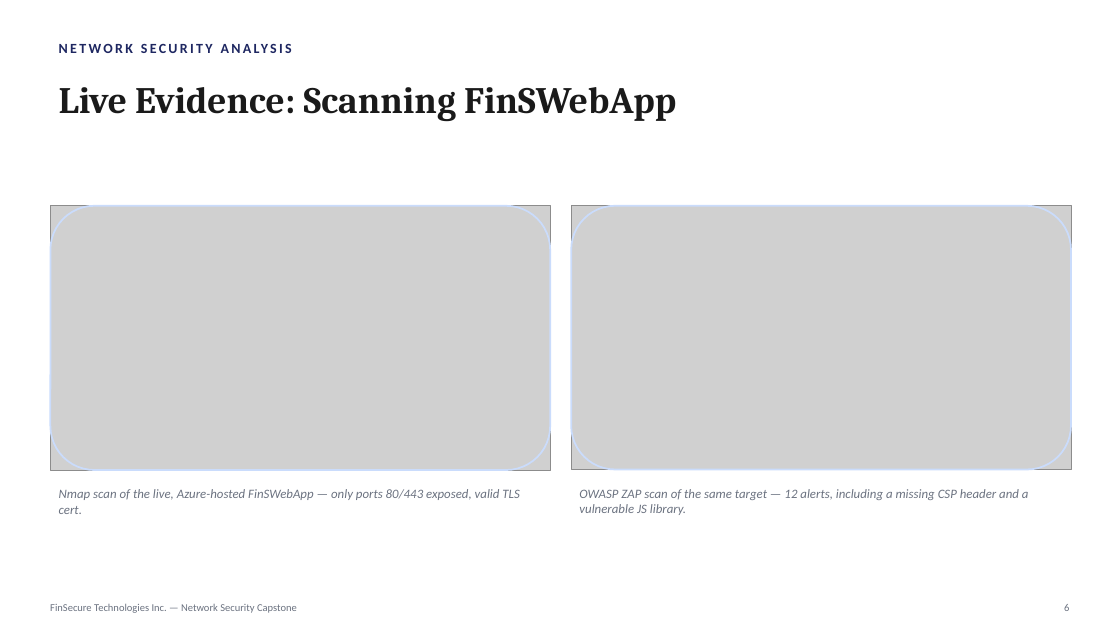
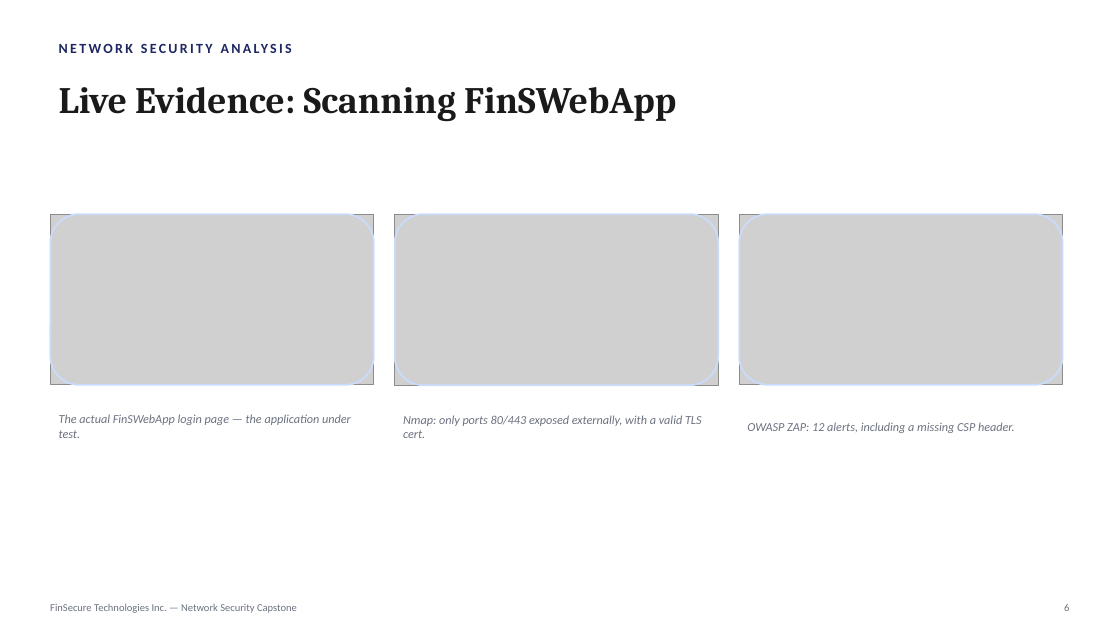
Before and after one commit to malikautomates/finsecure-network-security-capstone, a slide deck: slide 7 of presentation/FinSecure-Capstone-Presentation.pptx. Drawn at 1120x630 pixels with LibreOffice and Linux fonts; fonts in the diff are those of the drawing; grey boxes stand for pictures. Boxes give left, top, right and bottom in pixels: in the first picture for what was removed or moved away, otherwise in the second. Text is boxed around its words. In the diff, an @@ line names an element or a change of style, - is before the commit and + after.

Commit message:
Add the FinSWebApp website screenshot and cloud migration slide
Report: adds the actual FinSWebApp login screenshot as the opening
figure in the pentest evidence section, and renumbers Figures 3-9
sequentially to remove a duplicate "Figure 3" label; also adds the
Zero Trust flow diagram to the report body, where it was previously
only in the presentation.

Presentation: the Live Evidence slide now shows the target application
alongside the Nmap/ZAP scans (3 images instead of 2), and a new Cloud
Migration Evidence slide shows four real Azure screenshots (VNet, Key
Vault, TDE, WAF) - now 18 slides. The walkthrough README is updated to
match.

```diff
--- a/presentation/FinSecure-Capstone-Presentation.pptx
+++ b/presentation/FinSecure-Capstone-Presentation.pptx
@@ rounded rectangle: place and size @@
-rounded rectangle at (50, 206, 550, 471)
+rounded rectangle at (50, 214, 374, 385)
@@ picture added at (50, 214, 374, 385) @@
@@ picture: place and size @@
-picture at (50, 206, 550, 471)
+picture at (395, 214, 718, 386)
@@ rounded rectangle added at (395, 214, 718, 386), outline #CADCFC 1.5 pt @@
@@ picture: place and size @@
-picture at (571, 206, 1071, 470)
+picture at (739, 214, 1063, 385)
@@ rounded rectangle: place and size @@
-rounded rectangle at (571, 206, 1071, 470)
+rounded rectangle at (739, 214, 1063, 385)
@@ text added at (59, 414, 351, 438), 10.5 pt, text #6B7280, italic @@
+The actual FinSWebApp login page — the application under test.
@@ text at (403, 415, 702, 438): text changed; size 11 to 10.5 pt @@
-Nmap scan of the live, Azure-hosted FinSWebApp — only ports 80/443 exposed, valid TLS cert.
+Nmap: only ports 80/443 exposed externally, with a valid TLS cert.
@@ text at (747, 422, 1015, 433): text changed; size 11 to 10.5 pt @@
-OWASP ZAP scan of the same target — 12 alerts, including a missing CSP header and a vulnerable JS library.
+OWASP ZAP: 12 alerts, including a missing CSP header.
```
Also in this commit, not shown: 6 other slides changed, 1 slide added, 6 other files.
